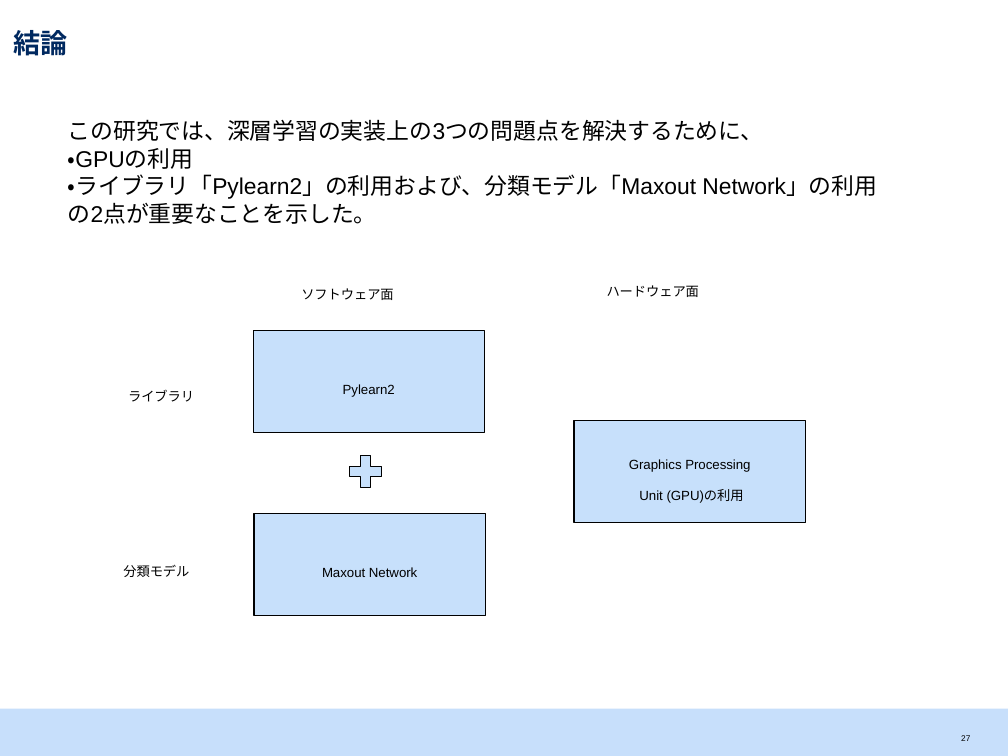
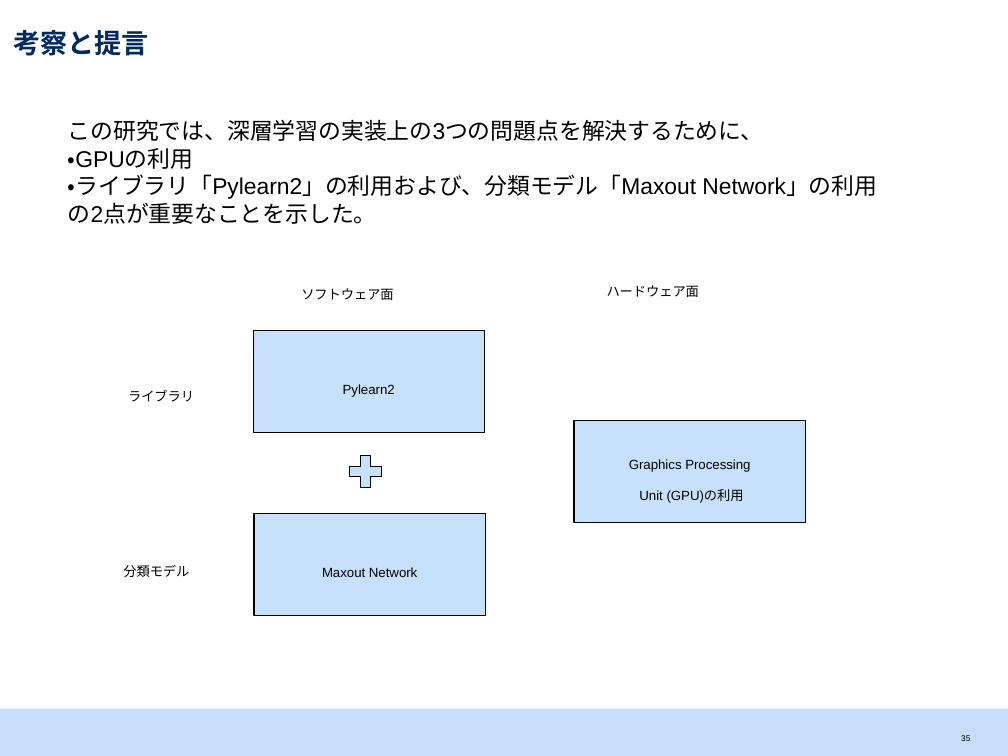
Before and after one commit to srtk/sotsuron, a slide deck: slide 36 of doc/sotsuron_defense/bd.pptx (slide 28 before the commit). Drawn at 1008x756 pixels with LibreOffice and Linux fonts; fonts in the diff are those of the drawing. Boxes give left, top, right and bottom in pixels: in the first picture for what was removed or moved away, otherwise in the second. Text is boxed around its words. In the diff, an @@ line names an element or a change of style, - is before the commit and + after.

```diff
--- a/doc/sotsuron_defense/bd.pptx
+++ b/doc/sotsuron_defense/bd.pptx
@@ title at box(13, 30, 148, 56): text changed @@
-結論
+考察と提言
@@ page number at box(961, 735, 970, 741): text changed @@
-27
+35
```
Also in this commit, not shown: 11 other slides changed, 12 slides added, 1 other file.
